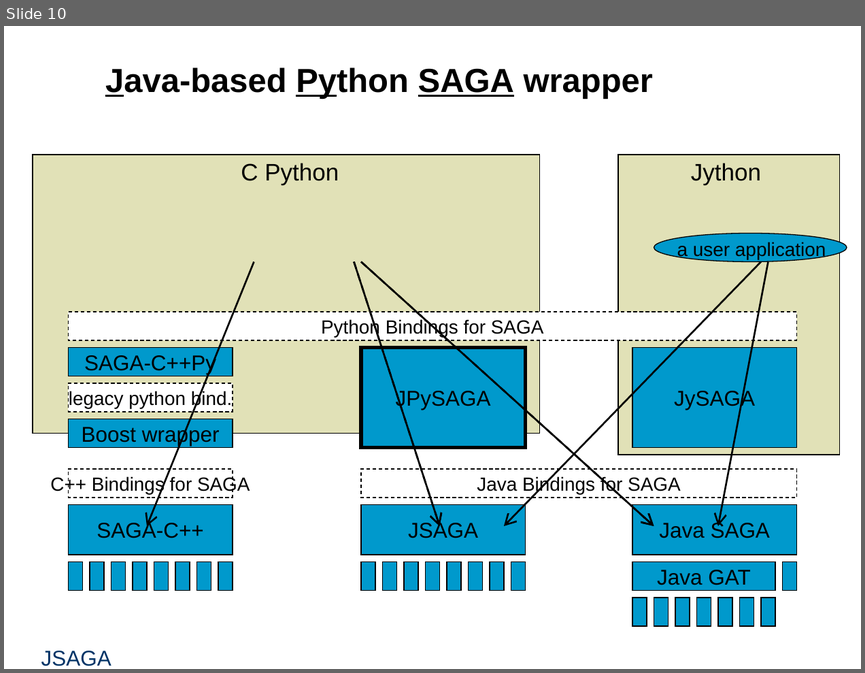
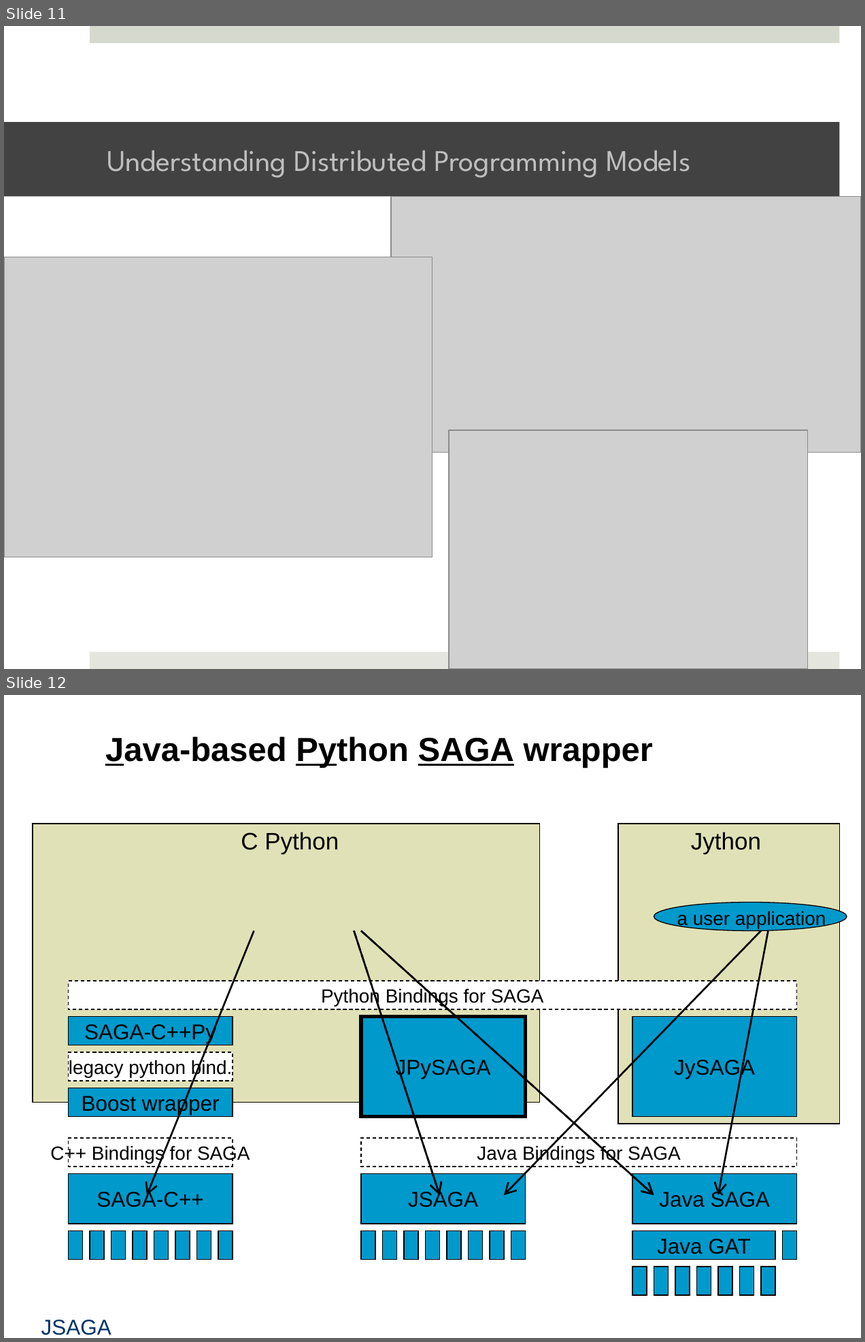
Before and after one commit to saga-project/saga-cpp-legacy-projects, a slide deck: tutorial/general_tutorial/SAGA-Intro-Conclusion.pptx. Shown one above the other, each under a label of ours: slide 10 before the commit, slides 11 and 12 after it. The pictures are 865x673 and 865x1342 pixels, drawn with LibreOffice and Linux fonts; fonts in the diff are those of the drawing; grey boxes stand for pictures; background and template pictures are left out. Boxes give left, top, right and bottom in pixels: in the first picture for what was removed or moved away, otherwise in the second. Text is boxed around its words. In the diff, an @@ line names an element or a change of style, - is before the commit and + after.

```diff
--- a/tutorial/general_tutorial/SAGA-Intro-Conclusion.pptx
+++ b/tutorial/general_tutorial/SAGA-Intro-Conclusion.pptx
@@ slide 11 added at (x1=4, y1=26, x2=861, y2=669), background #FFFFFF @@
@@ rectangle added at (x1=90, y1=26, x2=839, y2=43), fill #D6D9CD @@
@@ title added at (x1=4, y1=122, x2=839, y2=197), fill #424242, 25.2 pt, text #BFBFBF @@
+Understanding Distributed Programming Models
@@ picture added at (x1=392, y1=197, x2=861, y2=452) @@
@@ picture added at (x1=4, y1=257, x2=432, y2=557) @@
@@ picture added at (x1=449, y1=429, x2=808, y2=669) @@
@@ rectangle added at (x1=90, y1=652, x2=839, y2=669), fill #E4E6DE @@
@@ what was slide 10 is now slide 12 @@
```
Also in this commit, not shown: 4 other slides added, 1 slide removed.
